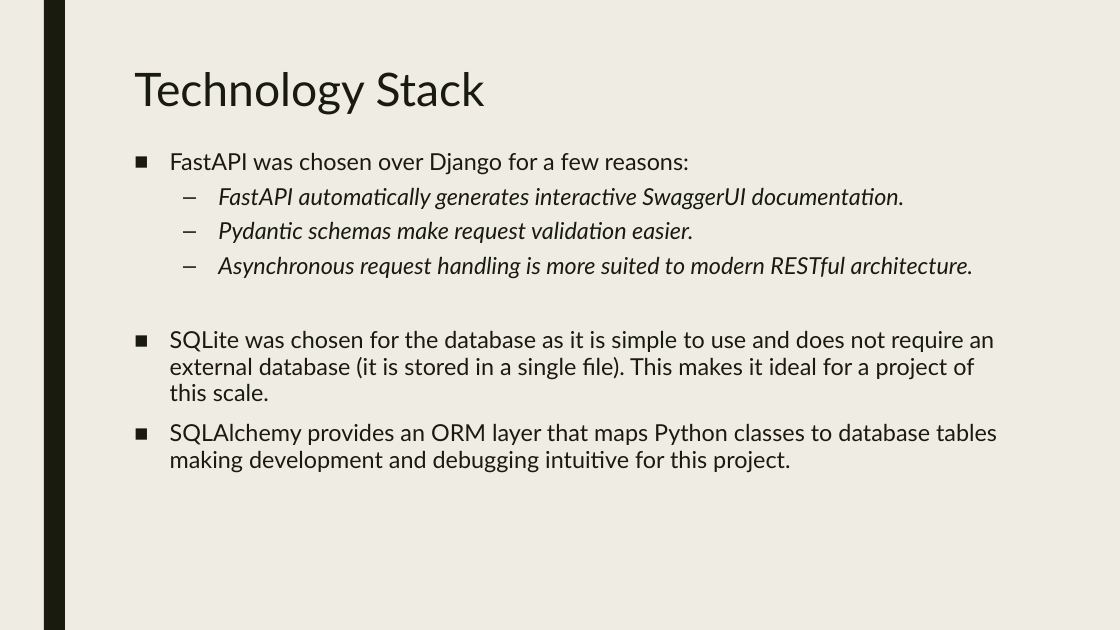
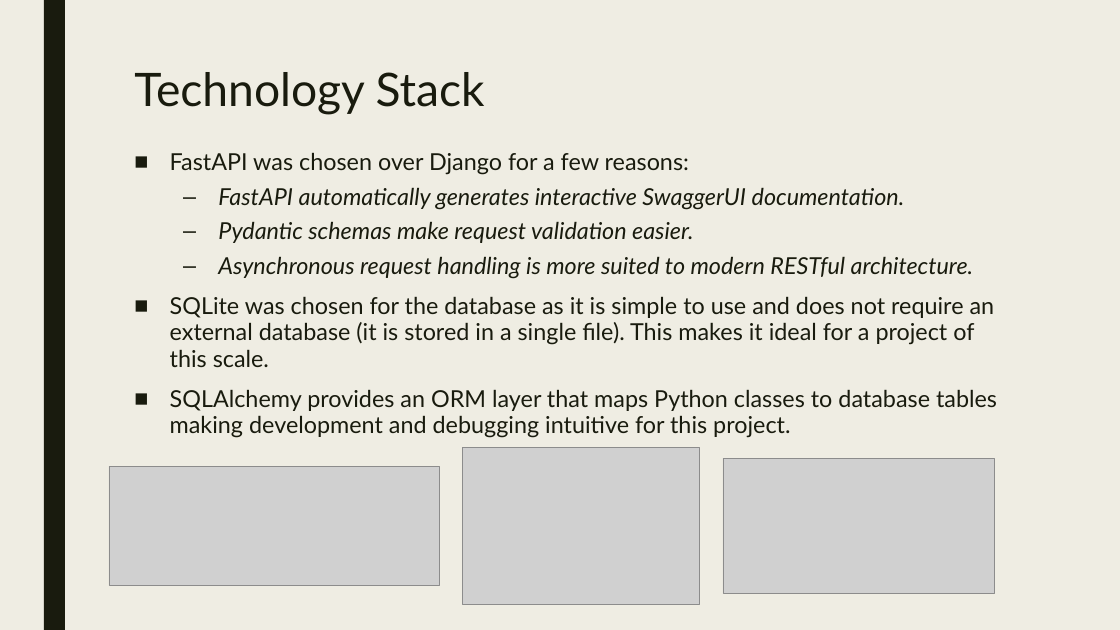
Before and after one commit to mattyh867/bookvault-api, a slide deck: slide 3 of Presentation.pptx. Drawn at 1120x630 pixels with LibreOffice and Linux fonts; fonts in the diff are those of the drawing; grey boxes stand for pictures. Boxes give left, top, right and bottom in pixels: in the first picture for what was removed or moved away, otherwise in the second. Text is boxed around its words. In the diff, an @@ line names an element or a change of style, - is before the commit and + after.

```diff
--- a/Presentation.pptx
+++ b/Presentation.pptx
@@ text "FastAPI was chosen over Django ..." rewrapped from (x1=170, y1=152, x2=997, y2=473) to (x1=170, y1=152, x2=997, y2=438) @@
@@ picture added at (x1=463, y1=448, x2=700, y2=604) @@
@@ picture added at (x1=109, y1=466, x2=439, y2=586) @@
@@ picture added at (x1=723, y1=458, x2=995, y2=593) @@
```
Also in this commit, not shown: 4 other slides changed, 2 slides added.
